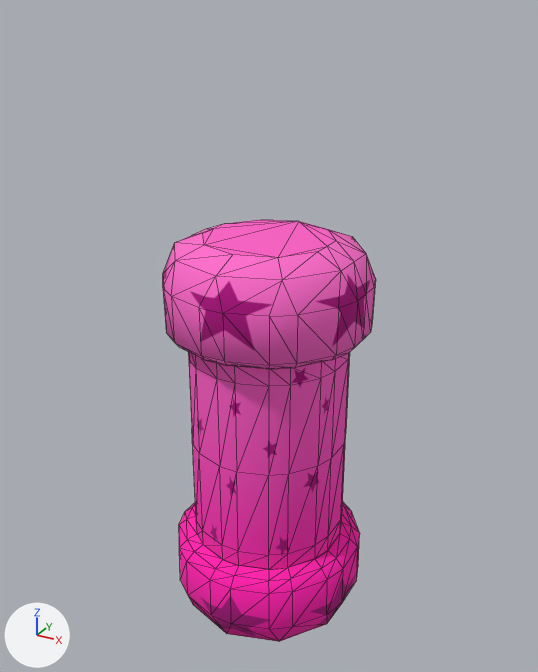
A saved change to the glTF model Content/Art/Environments/Pillars/SM_Pillar.glb.
Rendered twice from a camera (50 mm lens) standing at (8.16, -14.81, 12.88) and looking at (-0.07, 0.16, 5.39). Lighting does not change. The marker at lower left points along +X, +Y and +Z. Mesh edges are drawn as thin lines. Objects named as collision shapes, trigger or cutter boxes, shadow casters or lower levels of detail are left out. Where no turn or scale is listed for an object, it has been applied to the vertices. Vertices at the same position are counted once.

In view in the first picture: 'ColumnBottom', 'ColumnMid', 'ColumnTop'.
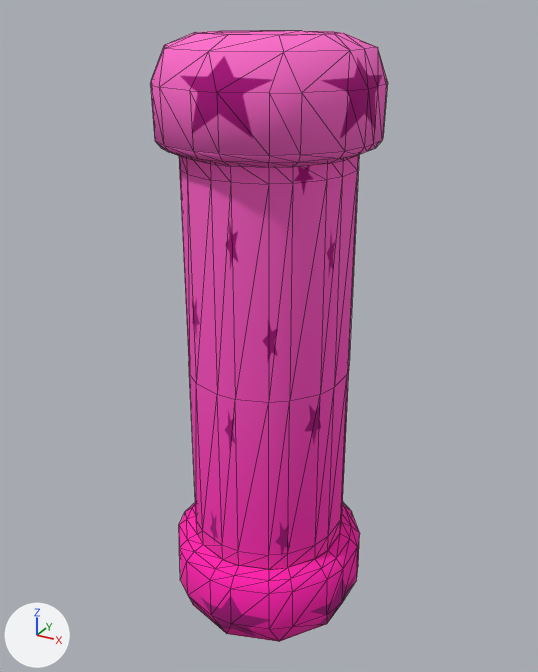
Patch to the scene script:
```diff
--- a/Content/Art/Environments/Pillars/SM_Pillar.glb.py
+++ b/Content/Art/Environments/Pillars/SM_Pillar.glb.py
@@ me_cylinder_027 @@
 me_cylinder_027.from_pydata(...)  # 112 vertices, 200 faces; spans x -2.5..2.5, y -2.53..2.53, z 5.57..7.99
 # used by ob_columntop; location = (0.0, 0.0, 0.0)
+# me_cylinder_027 part 1: the whole mesh is moved by (0.0, 0.0, 4.42)
 me_cylinder_027.materials.append(mat_pinkcloud_2)
@@ me_cylinder_001 @@
 me_cylinder_001.from_pydata(...)  # 100 vertices, 160 faces; spans x -1.98..1.98, y -2.01..2.01, z -0.08..5.58
 # used by ob_columnmid; location = (0.0, 0.0, 0.0)
+# me_cylinder_001 part 2: all 20 vertices in x -1.98..1.98, y -2.01..2.01, z 2.75 are moved by (0.0, 0.0, 1.97)
+# me_cylinder_001 part 3: all 40 vertices in x -1.98..1.98, y -2.01..2.01, z 5.12..5.58 are moved by (0.0, 0.0, 4.55)
 me_cylinder_001.materials.append(mat_pinkcloud_2)
```

Location of each change, (x1, y1, x2, y2) in pixels of the pictures (538 x 672 px; the box of a moved part takes in the faces that stretch with it):
'ColumnMid', reshaped: before (188, 352, 350, 570); after (179, 155, 359, 570)
'ColumnTop', mesh moved: before (163, 219, 376, 369); after (150, 30, 388, 167)
part 2 of me_cylinder_001, moved or reshaped: before (188, 353, 350, 554); after (179, 166, 359, 554)
part 3 of me_cylinder_001, moved or reshaped: before (188, 352, 350, 386); after (179, 155, 359, 184)
